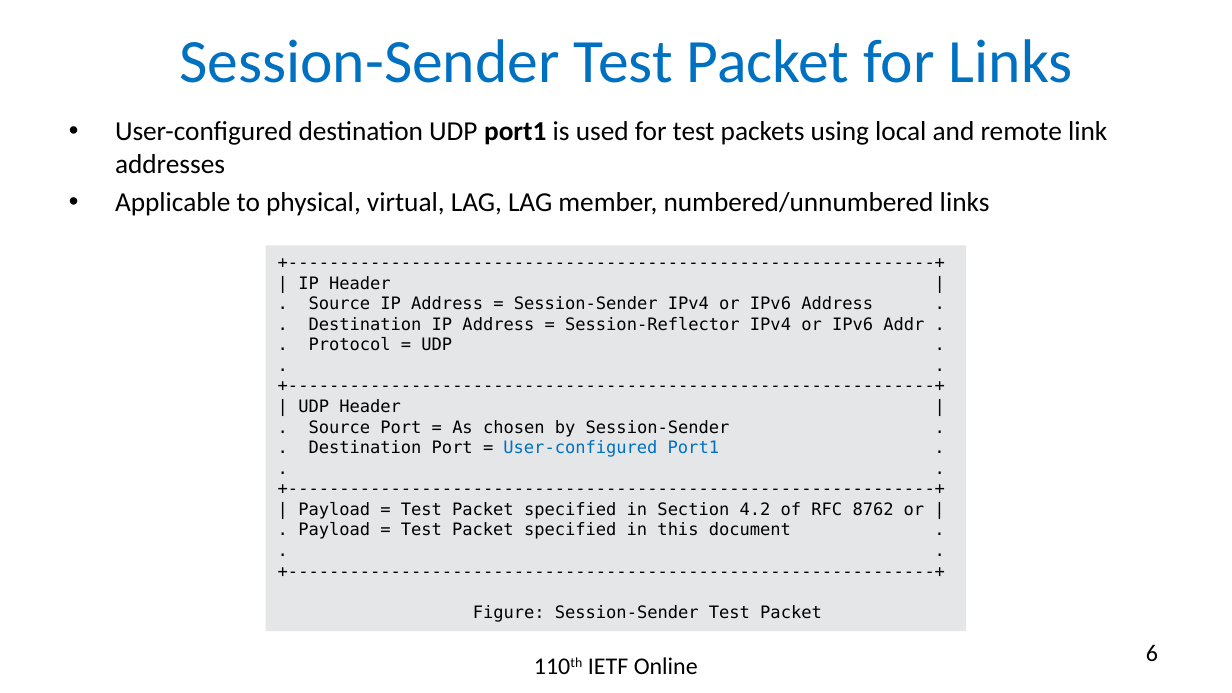
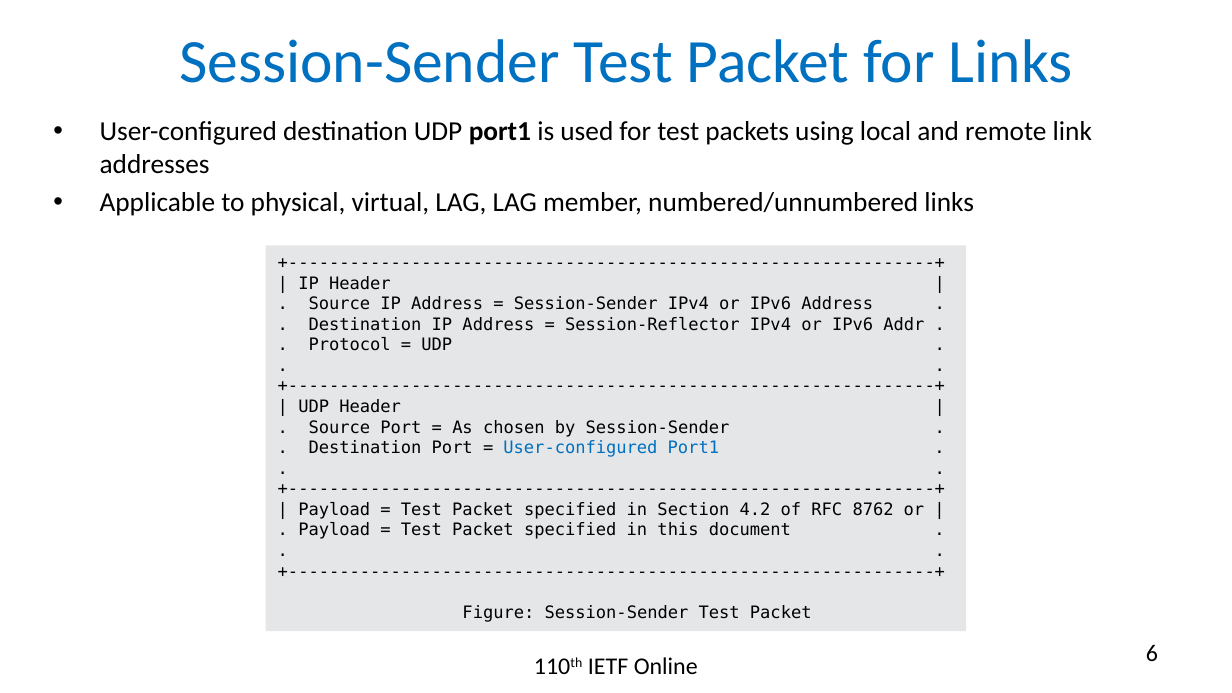
Before and after one commit to rakgandhi/ietf-slides, a slide deck: slide 6 of draft-gandhi-spring-stamp-srpm-04.pptx. Drawn at 1232x693 pixels with LibreOffice and Linux fonts; fonts in the diff are those of the drawing. Boxes give left, top, right and bottom in pixels: in the first picture for what was removed or moved away, otherwise in the second. Text is boxed around its words. In the diff, an @@ line names an element or a change of style, - is before the commit and + after.

```diff
--- a/draft-gandhi-spring-stamp-srpm-04.pptx
+++ b/draft-gandhi-spring-stamp-srpm-04.pptx
@@ text "User-configured destination UDP port1 is ..." moved from (x1=115, y1=121, x2=1107, y2=216) to (x1=100, y1=121, x2=1092, y2=216) @@
```
Also in this commit, not shown: 1 other slide changed, 1 other file.
